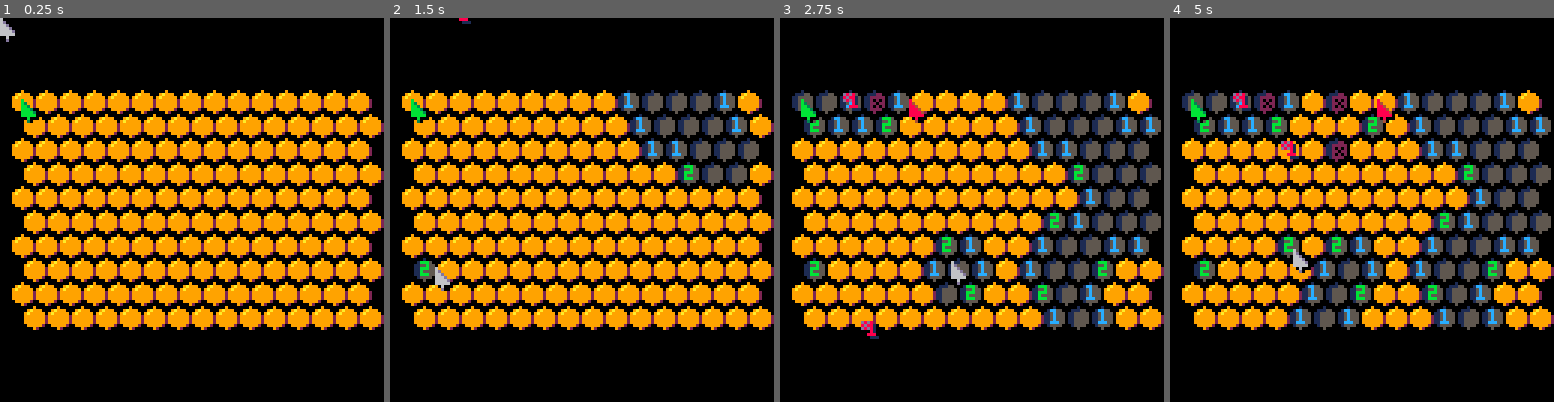
Above: before the commit, frames 1-4 (left to right).
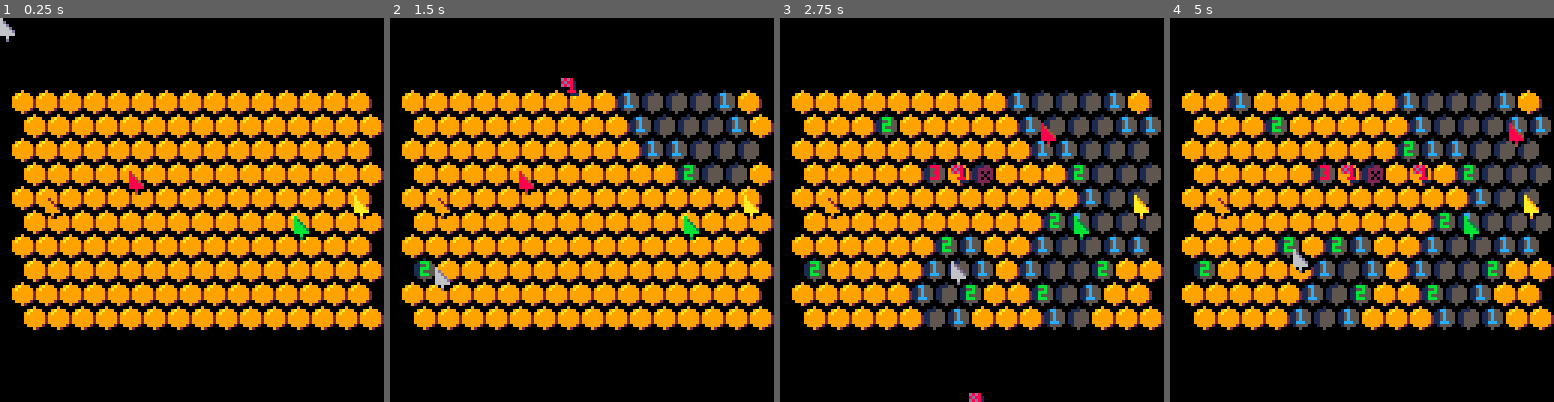
Above: after the commit, the same moments.

Repository: seaspaces27/hivesweeper-p8
Game: PICO-8 cartridge hivesweeper.p8
The game is run twice, just before and just after one commit, with the same random seed, the same clock (stepped at 60 frames per second) and the same inputs.
Inputs (mouse positions are in pixels of both pictures, inside the frame that each line leads up to):
- Up to frame 1 (0.25 s): no input
- Up to frame 2 (1.5 s): tap X (X key) at 0.33, 1.07 s; click (670, 121) at 0.67 s; tap O (Z key) at 0.7 s; click (436, 267) at 1.22 s
- Up to frame 3 (2.75 s): hold Right 1.6-2.1 s; tap O (Z key) at 1.7, 2.1, 2.5 s; click (887, 114) at 1.77 s; tap X (X key) at 1.85 s; hold Up 2.15-2.42 s; click (952, 259) at 2.32 s; hold Right from 2.47 s (still down)
- Up to frame 4 (5 s): click (1404, 106) at 2.87 s; tap O (Z key) every 0.4 s from 2.9 to 4.9 s; tap X (X key) at 2.97, 4.08 s; release Right at 3.03 s; hold Left 3.08-3.58 s; click (1465, 256) at 3.42 s; hold Down 3.63-3.97 s; click (1231, 102) at 3.97 s; hold Right 4.02-4.68 s; click (1292, 248) at 4.52 s; hold Up from 4.73 s (still down)

The runs differ from the first frame. In frame 1, 0.7% of the frame differs, in the area x 5-97%, y 21-58%; in frame 2, 0.9%; in frame 3, 4.9%, in the area x 3-97%, y 18-100%; in frame 4, 4.9%.

Commit message:
updated initial positions, middle click functionality basically added

Diff:
--- a/hivesweeper.p8
+++ b/hivesweeper.p8
@@ -115,10 +115,30 @@
 	 	 if(s.cooldown>=1)s.cooldown-=1
 	 	end
 	 	--activate a hidden cell
-	 	if s.ap and revealed[s.id]==false and flagfield[s.id]==nil then
-	 	 local check=mark_hex(s.id,5)
-  	 check.t=0
-  	 check:set()
+	 	if s.ap and flagfield[s.id]==nil then
+	 	 if revealed[s.id]==false then
+		 	 local check=mark_hex(s.id,5)
+	  	 check.t=0
+	  	 check:set()
+  	 else--activate neighbours if flags-bee is met
+  	  local adj=neighbours(s.id)
+  	  local nonflags={}
+  	  local flags_near=0
+  	  for j=1,#adj do --get flags
+  	   if(flagfield[adj[j]]or 0)>0then
+  	    flags_near+=1
+  	   else
+  	    add(nonflags,adj[j])
+  	   end
+  	  end
+  	  if flags_near==numbers[s.id]then
+  	   for j=1,#nonflags do
+  	    local check=mark_hex(nonflags[j],5)
+	  	   check.t=0
+	  	   check:set()
+  	   end
+  	  end
+  	 end
   	end
   	--flag a cell
   	if s.bp and revealed[s.id]==false then
@@ -201,6 +221,10 @@
  	add(hives_screen_pos,
  	{x_os+(x*8),y_os+(y*8)})
  end
+
+ for i=1,#players do
+  players[i].id=flr((hexs/4)+(hexs/3)*(i/#players))
+ end
  sfx(4)
 end
 
@@ -268,8 +292,26 @@
   	if(mpressed) and revealed[i]==false and flagfield[i]==nil then
   	 local check=mark_hex(i,5)
   	 check.t=0
+  	elseif(mpressed)and revealed[i]==true then
+  	 local adj=neighbours(i)
+  	  local nonflags={}
+  	  local flags_near=0
+  	  for j=1,#adj do --get flags
+  	   if(flagfield[adj[j]]or 0)>0then
+  	    flags_near+=1
+  	   else
+  	    add(nonflags,adj[j])
+  	   end
+  	  end
+  	  if flags_near==numbers[i]then
+  	   for j=1,#nonflags do
+  	    local check=mark_hex(nonflags[j],5)
+	  	   check.t=0
+	  	   check:set()
+  	   end
+  	  end
   	elseif(mressed) and revealed[i]==false then
-	    --is a flag already there?
+	   --is a flag already there?
   	 local occupied=false
   	 for j=1,#flags do
   	  local fl=flags[j]
@@ -342,7 +384,7 @@
  	//print("\#1"..(selecting-1)%hive_size..","..ceil(selecting/hive_size)-1)
  	local adj=neighbours(selecting)
  	for i=1,#adj do
- 	 hilight(hives_screen_pos[adj[i]])
+ 	 --hilight(hives_screen_pos[adj[i]])
  	end
  end
  //?"\#1"..#reveal_que
